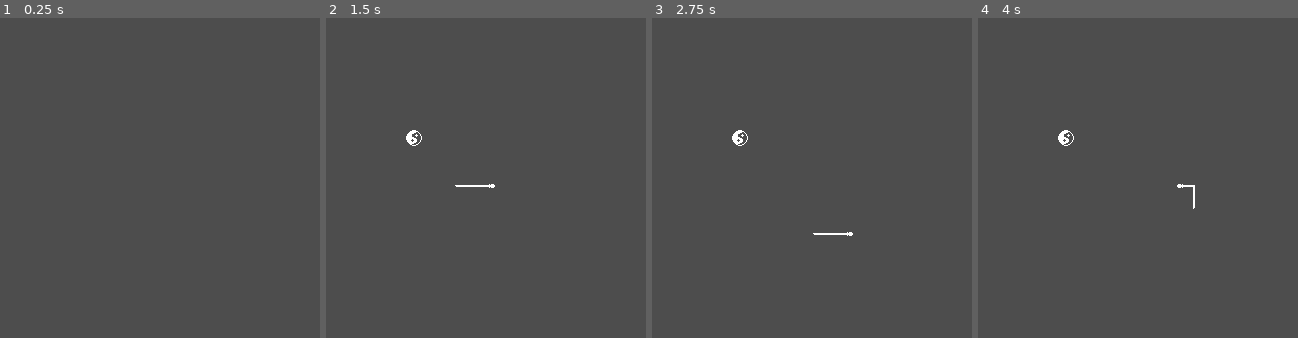
Above: before the commit, frames 1-4 (left to right).
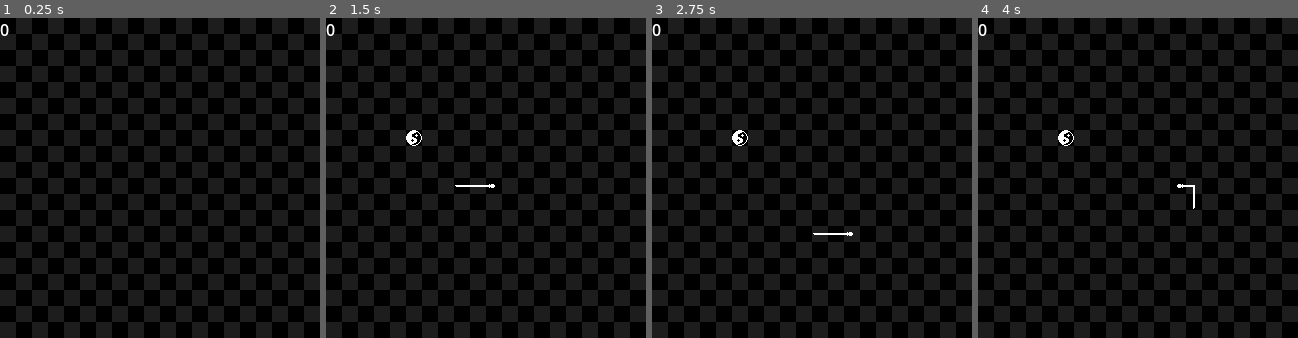
Above: after the commit, the same moments.

Repository: Ido-Tsixetn/Ouroboros
Game: Godot game, scene res://Scenes/game.tscn
The game is run twice, just before and just after one commit, with the same random seed, the same clock (stepped at 60 frames per second) and the same inputs.
Inputs:
- Up to frame 1 (0.25 s): no input
- Up to frame 2 (1.5 s): hold Right (ui_right) 0.53-1.28 s; tap Enter at 1.25 s; hold Down (ui_down) from 1.28 s (still down)
- Up to frame 3 (2.75 s): release Down (ui_down) at 2.03 s; hold Right (ui_right) from 2.03 s (still down)
- Up to frame 4 (4 s): tap Space at 2.75 s; release Right (ui_right) at 2.78 s; hold Up (ui_up) 2.78-3.53 s; hold Left (ui_left) from 3.53 s (still down)

The runs differ from the first frame. In frame 1, 100% of the frame differs, in the area x 0-100%, y 0-100%; in frame 2, 100%; in frame 3, 100%; in frame 4, 100%.

Commit message:
Tutorial Complete

Diff:
--- a/Scenes/game.tscn
+++ b/Scenes/game.tscn
@@ -1,8 +1,10 @@
-[gd_scene load_steps=7 format=3 uid="uid://drt67aat0vpel"]
+[gd_scene load_steps=9 format=3 uid="uid://drt67aat0vpel"]
 
 [ext_resource type="Texture2D" uid="uid://c8iido0a17pga" path="res://Sprites/Snake_SpriteSheet.png" id="1_ebmjs"]
 [ext_resource type="Script" uid="uid://c8wjtiln8hy7n" path="res://Scripts/Game.gd" id="1_wrm1d"]
 [ext_resource type="Texture2D" uid="uid://c2jx4e8x4cjgm" path="res://Sprites/Apple_SpriteSheet.png" id="3_3dryh"]
+[ext_resource type="PackedScene" uid="uid://0ffrnb4su3lu" path="res://Scenes/score.tscn" id="4_3dryh"]
+[ext_resource type="Texture2D" uid="uid://djxjt352yrieg" path="res://Sprites/background.png" id="5_wowpa"]
 
 [sub_resource type="TileSetAtlasSource" id="TileSetAtlasSource_qxrlw"]
 texture = ExtResource("1_ebmjs")
@@ -41,4 +43,17 @@
 wait_time = 0.25
 autostart = true
 
+[node name="Score" parent="SnakeTick" instance=ExtResource("4_3dryh")]
+
+[node name="Ground2" type="TextureRect" parent="."]
+z_index = -1
+anchors_preset = 15
+anchor_right = 1.0
+anchor_bottom = 1.0
+grow_horizontal = 2
+grow_vertical = 2
+size_flags_horizontal = 4
+texture = ExtResource("5_wowpa")
+stretch_mode = 1
+
 [connection signal="timeout" from="SnakeTick" to="." method="_on_snake_tick_timeout"]
--- /dev/null
+++ b/Scenes/score.gd
@@ -0,0 +1,4 @@
+extends Node2D
+
+func update_score (snake_length):
+	$ScoreText.text = str (snake_length - 2)
--- /dev/null
+++ b/Scenes/score.tscn
@@ -0,0 +1,11 @@
+[gd_scene load_steps=2 format=3 uid="uid://0ffrnb4su3lu"]
+
+[ext_resource type="Script" uid="uid://bck82t3t3uatr" path="res://Scenes/score.gd" id="1_0f7a8"]
+
+[node name="Score" type="Node2D" groups=["ScoreGroup"]]
+script = ExtResource("1_0f7a8")
+
+[node name="ScoreText" type="Label" parent="."]
+offset_right = 40.0
+offset_bottom = 23.0
+text = "0"
--- a/Scripts/Game.gd
+++ b/Scripts/Game.gd
@@ -109,6 +109,7 @@
 	if apple_pos == snake_body[0]:
 		apple_pos = place_apple()
 		add_apple = true
+		get_tree().call_group('ScoreGroup', 'update_score', snake_body.size())
 
 func check_game_over():
 	var head = snake_body[0]
@@ -130,3 +131,5 @@
 
 func _process(delta):
 	check_game_over()
+	if apple_pos in snake_body:
+		apple_pos = place_apple()
Not shown, added: Scenes/score.gd.uid
Binary file added: Sprites/background.png
Not shown, added: Sprites/background.png.import
